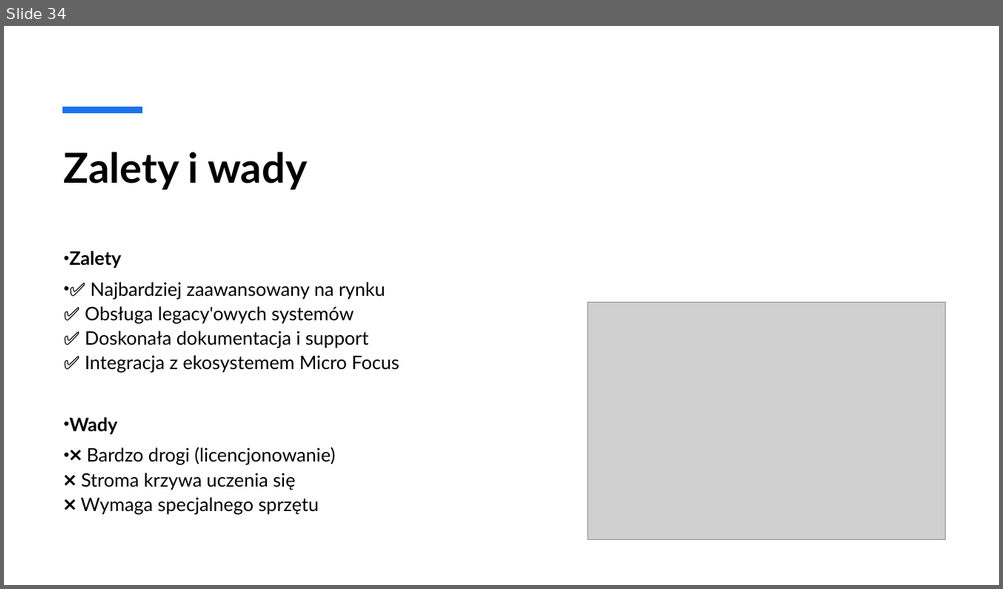
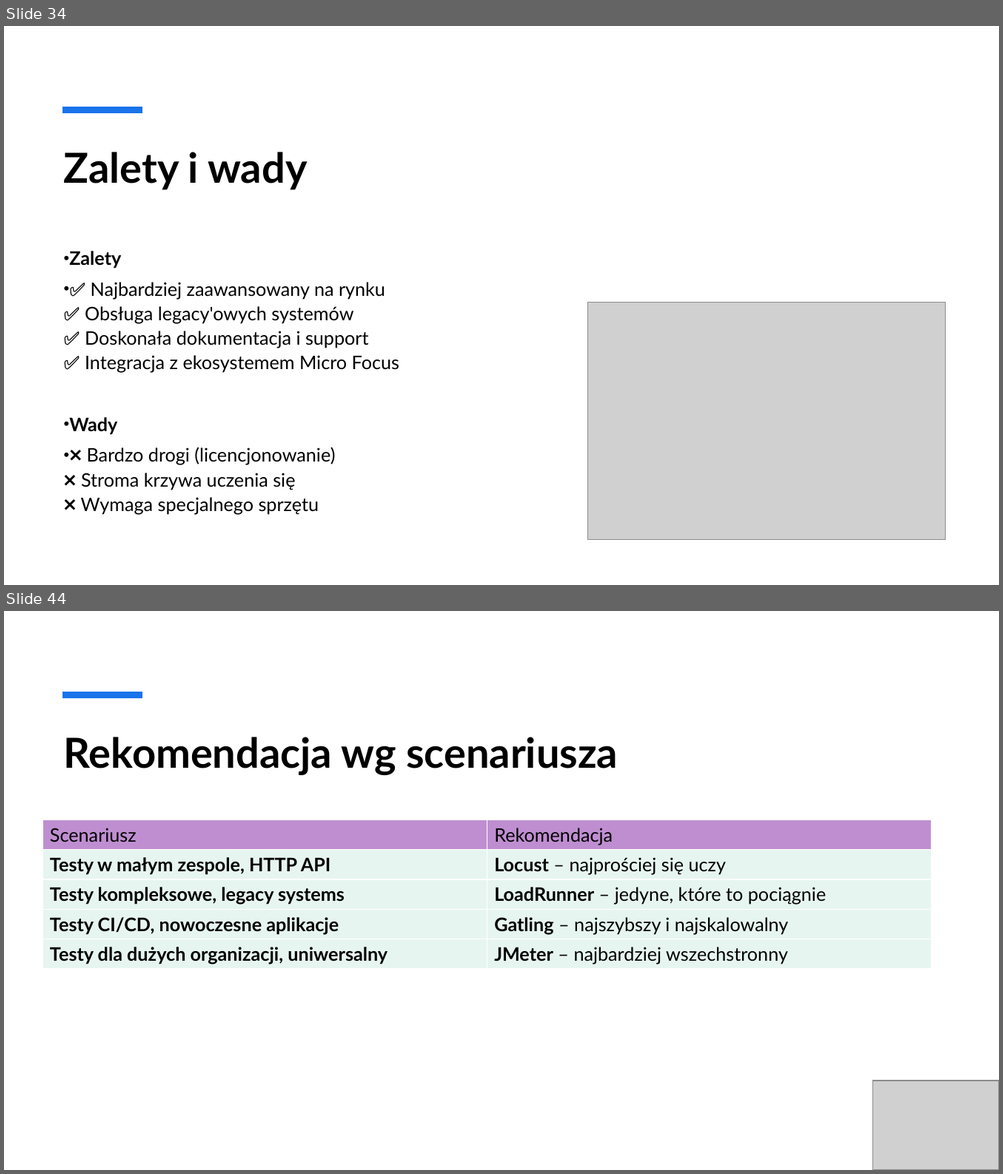
Before and after one commit to gajdaj2/performanceTesting, a slide deck: TestyWydajnosciowe.pptx. Shown one above the other, each under a label of ours: slide 34 before the commit, slides 34 and 44 after it; the slides between them are not shown. The pictures are 1003x589 and 1003x1174 pixels, drawn with LibreOffice and Linux fonts; fonts in the diff are those of the drawing; grey boxes stand for pictures. Boxes give left, top, right and bottom in pixels: in the first picture for what was removed or moved away, otherwise in the second. Text is boxed around its words. In the diff, an @@ line names an element or a change of style, - is before the commit and + after.

Commit message:
Locust ready

```diff
--- a/TestyWydajnosciowe.pptx
+++ b/TestyWydajnosciowe.pptx
@@ slide 44 added at bbox=[4, 611, 999, 1170], background #FFFFFF @@
@@ line added from (62, 695) to (142, 695), #1973EB 6 pt @@
@@ title added at bbox=[64, 737, 617, 775], 40 pt, text #000000, bold @@
+Rekomendacja wg scenariusza
@@ table added at bbox=[42, 820, 932, 969], 5 rows, 2 columns @@
+Scenariusz | Rekomendacja
+Testy w małym zespole, HTTP API | Locust – najprościej się uczy
+Testy kompleksowe, legacy systems | LoadRunner – jedyne, które to pociągnie
+Testy CI/CD, nowoczesne aplikacje | Gatling – najszybszy i najskalowalny
+Testy dla dużych organizacji, uniwersalny | JMeter – najbardziej wszechstronny
@@ picture added at bbox=[873, 1081, 999, 1170] @@
```
Also in this commit, not shown: 18 slides changed, 14 other slides added, 1 other file.
